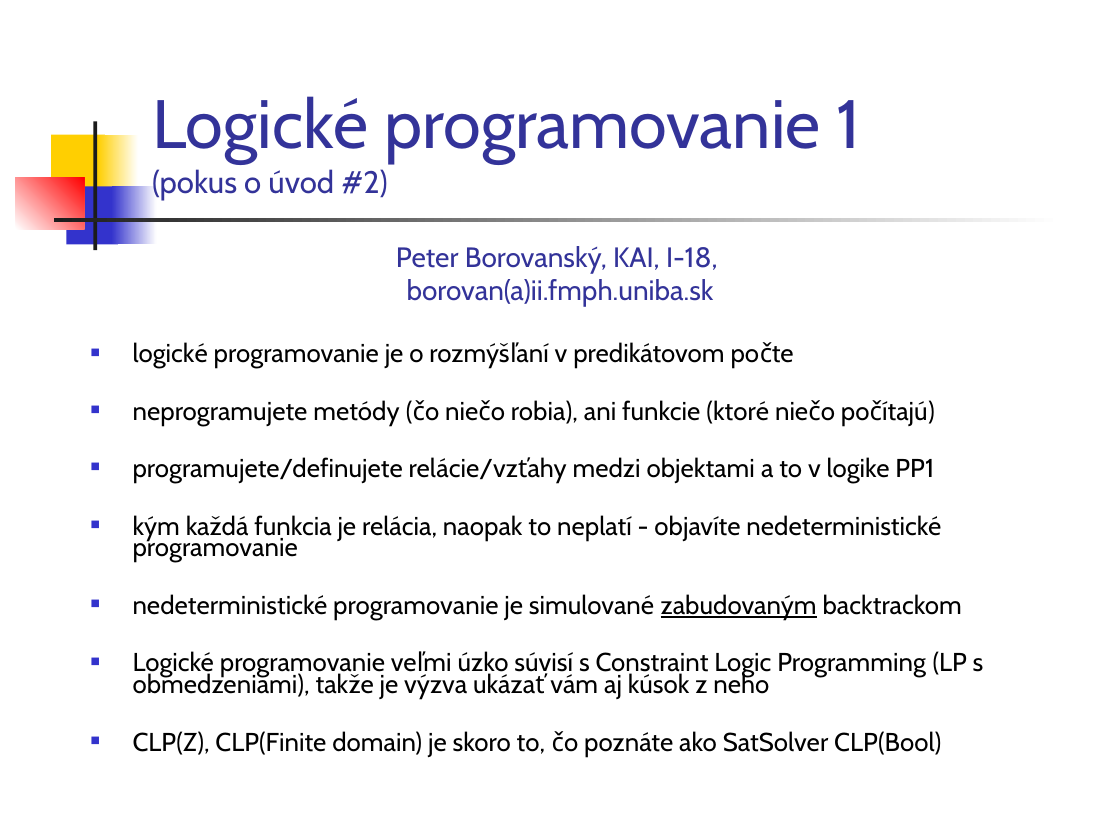
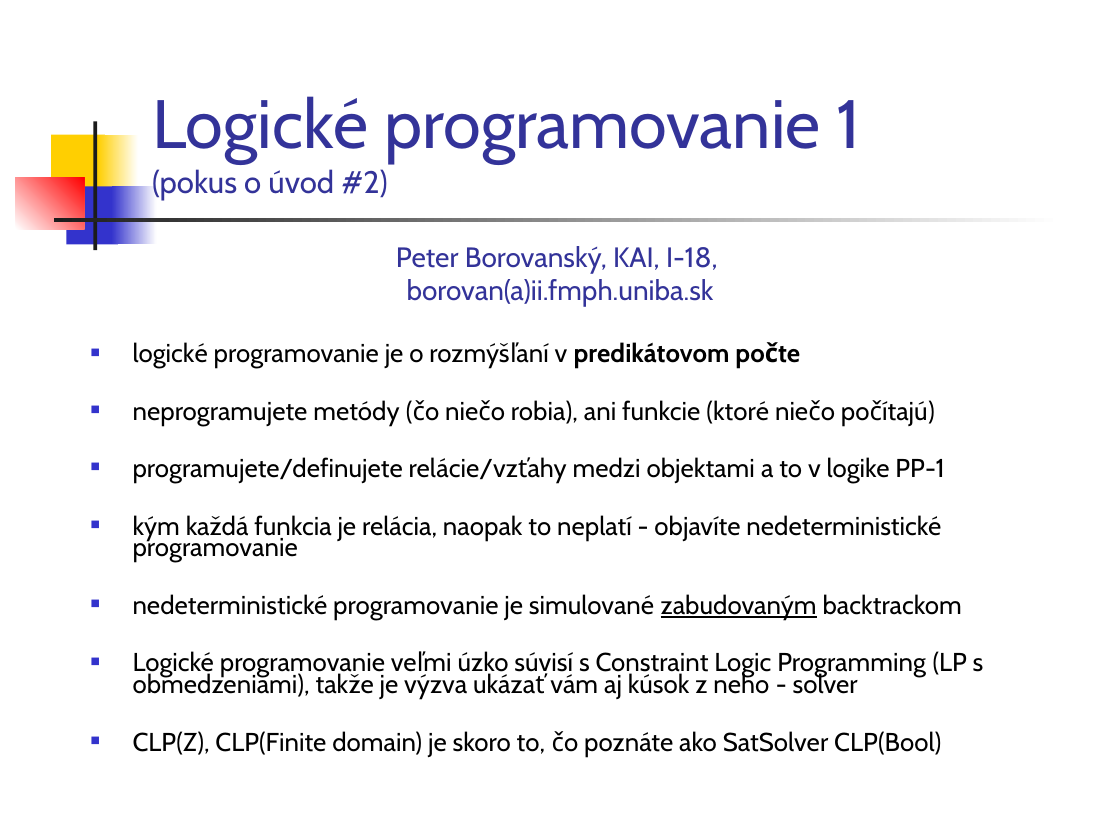
Before and after one commit to paradigmy/Prednasky, a slide deck: slide 2 of 10/logicke1.ppt. Drawn at 1120x840 pixels with LibreOffice and Linux fonts; fonts in the diff are those of the drawing. Boxes give left, top, right and bottom in pixels: in the first picture for what was removed or moved away, otherwise in the second. Text is boxed around its words. In the diff, an @@ line names an element or a change of style, - is before the commit and + after.

```diff
--- a/10/logicke1.ppt
+++ b/10/logicke1.ppt
@@ text at bbox=[133, 342, 730, 368]: bold on in "predikátovom počte" @@
@@ text at bbox=[133, 457, 944, 483]: text changed @@
-■ programujete/definujete relácie/vzťahy medzi objektami a to v logike PP1
+■ programujete/definujete relácie/vzťahy medzi objektami a to v logike PP-1
@@ text at bbox=[133, 651, 984, 699]: text changed @@
-■ Logické programovanie veľmi úzko súvisí s Constraint Logic Programming (LP s obmedzeniami), takže je výzva ukázať vám aj kúsok z neho
+■ Logické programovanie veľmi úzko súvisí s Constraint Logic Programming (LP s obmedzeniami), takže je výzva ukázať vám aj kúsok z neho - solver
```
Also in this commit, not shown: 10 other slides changed, 4 other files.
